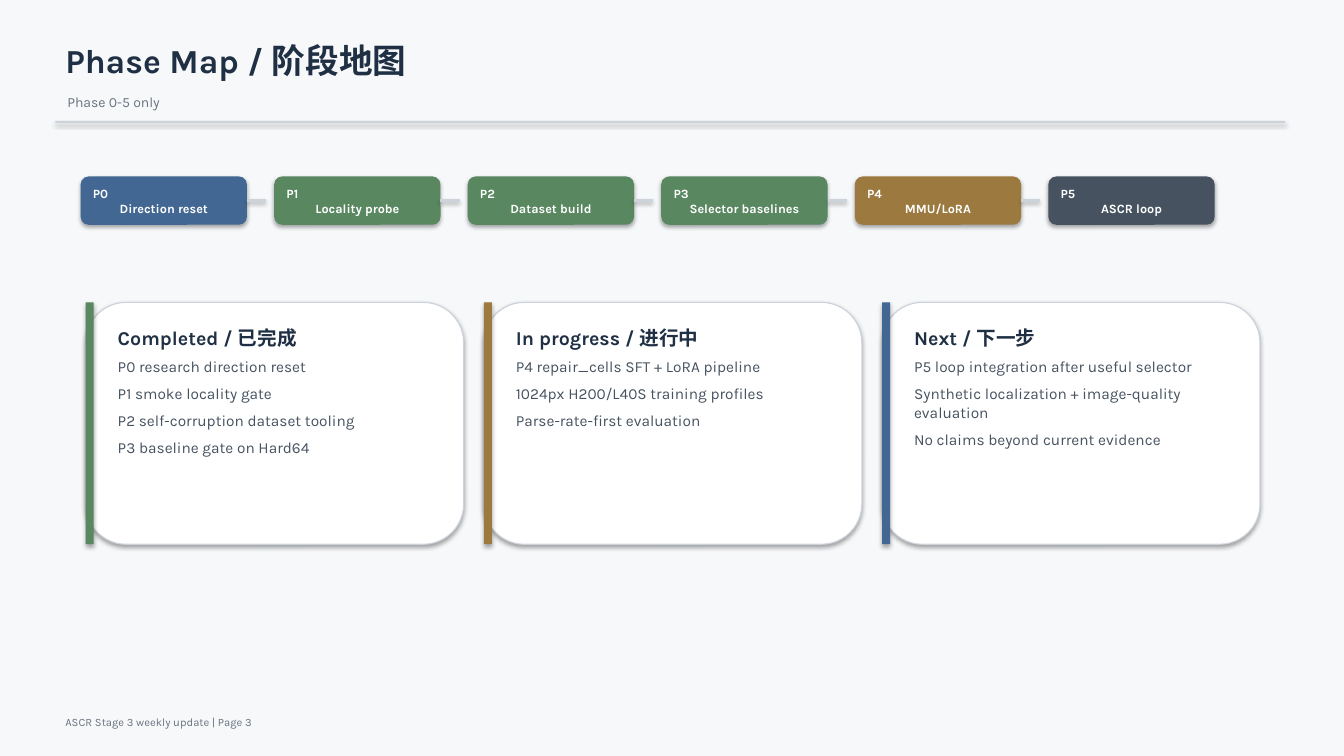
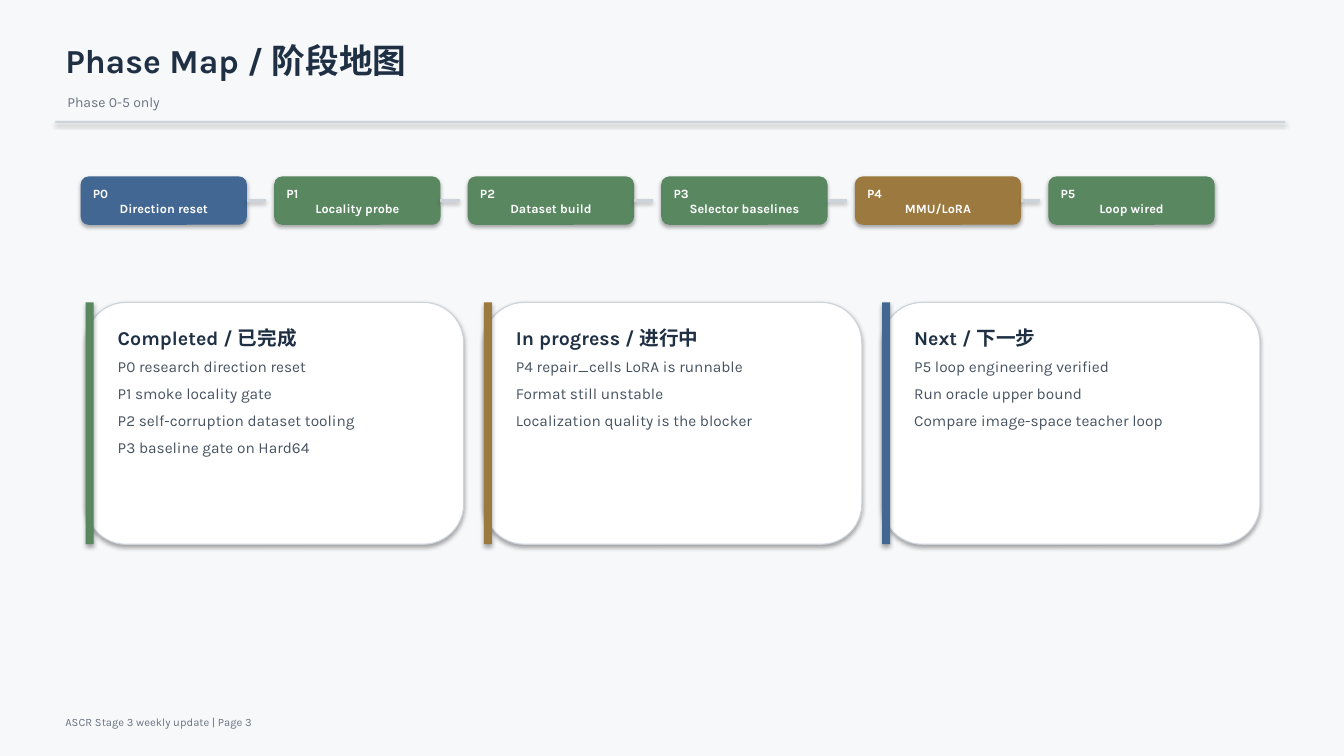
Before and after one commit to hmss2002/ASCR, a slide deck: slide 3 of docs/presentations/ascr_stage3_weekly_report.pptx. Drawn at 1344x756 pixels with LibreOffice and Linux fonts; fonts in the diff are those of the drawing. Boxes give left, top, right and bottom in pixels: in the first picture for what was removed or moved away, otherwise in the second. Text is boxed around its words. In the diff, an @@ line names an element or a change of style, - is before the commit and + after.

```diff
--- a/docs/presentations/ascr_stage3_weekly_report.pptx
+++ b/docs/presentations/ascr_stage3_weekly_report.pptx
@@ rounded rectangle "P5 Loop wired" at box(1049, 176, 1215, 225): fill #465260 to #588760 @@
@@ text in rounded rectangle at box(1061, 190, 1164, 216): text changed @@
-P5
-ASCR loop
+P5
+Loop wired
@@ text at box(516, 361, 752, 430): text changed @@
-P4 repair_cells SFT + LoRA pipeline
-1024px H200/L40S training profiles
-Parse-rate-first evaluation
+P4 repair_cells LoRA is runnable
+Format still unstable
+Localization quality is the blocker
@@ text at box(914, 361, 1162, 430): text changed @@
-P5 loop integration after useful selector
-Synthetic localization + image-quality evaluation
-No claims beyond current evidence
+P5 loop engineering verified
+Run oracle upper bound
+Compare image-space teacher loop
```
Also in this commit, not shown: 2 other slides changed, 3 slides added, 2 slides removed, 1 other file.
